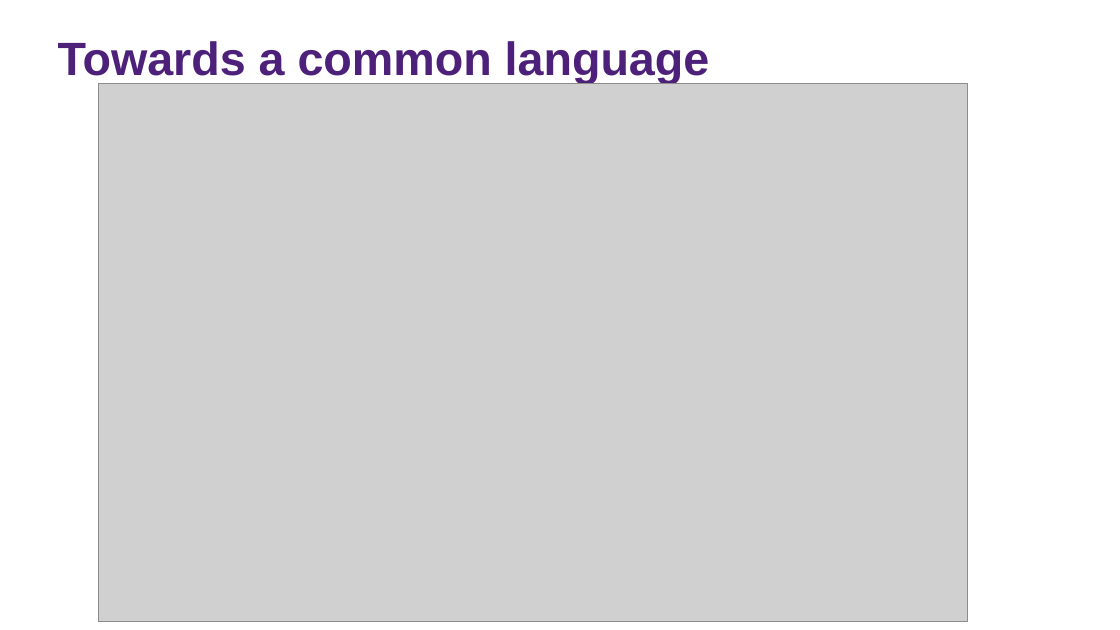
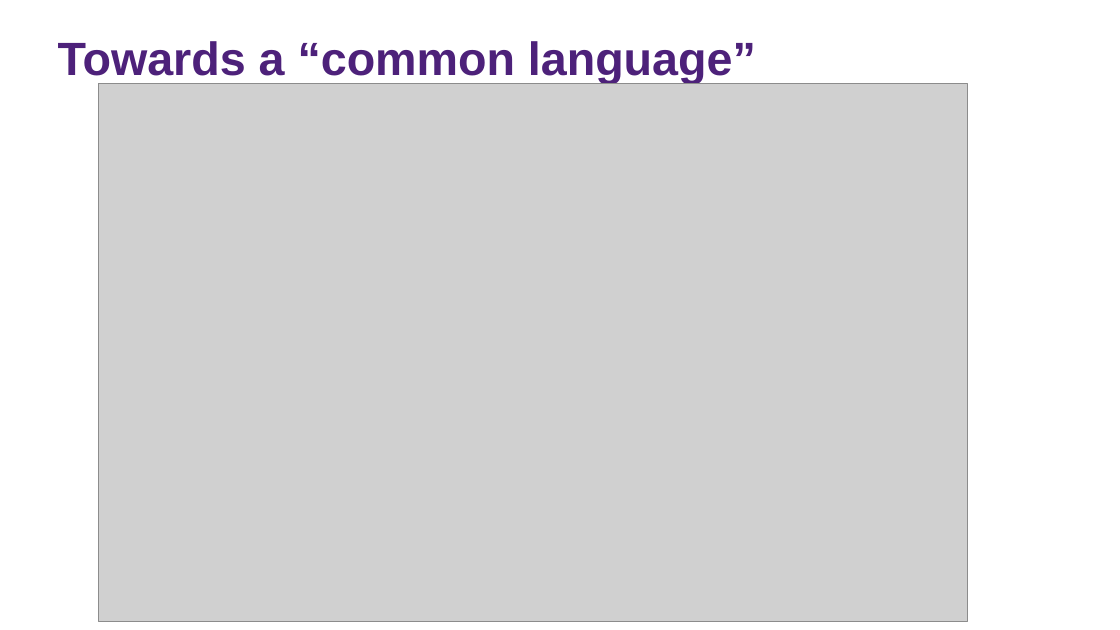
Before and after one commit to tecnomod-um/cfihos, a slide deck: slide 7 of docs/cfihos-ontology.pptx. Drawn at 1120x630 pixels with LibreOffice and Linux fonts; fonts in the diff are those of the drawing; grey boxes stand for pictures. Boxes give left, top, right and bottom in pixels: in the first picture for what was removed or moved away, otherwise in the second. Text is boxed around its words. In the diff, an @@ line names an element or a change of style, - is before the commit and + after.

```diff
--- a/docs/cfihos-ontology.pptx
+++ b/docs/cfihos-ontology.pptx
@@ text at [58, 41, 756, 84]: text changed @@
-Towards a common language
+Towards a “common language”
```
